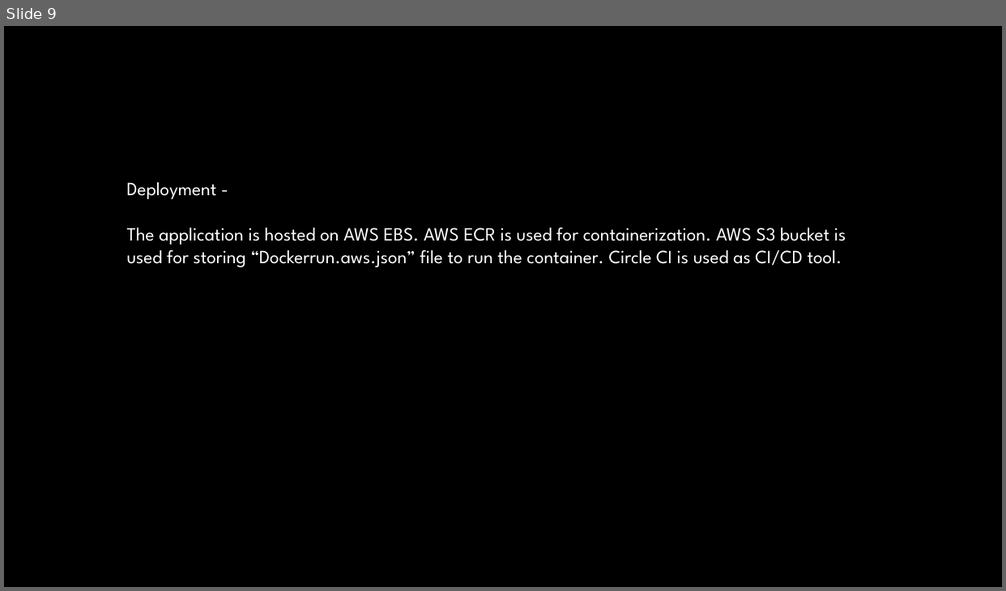
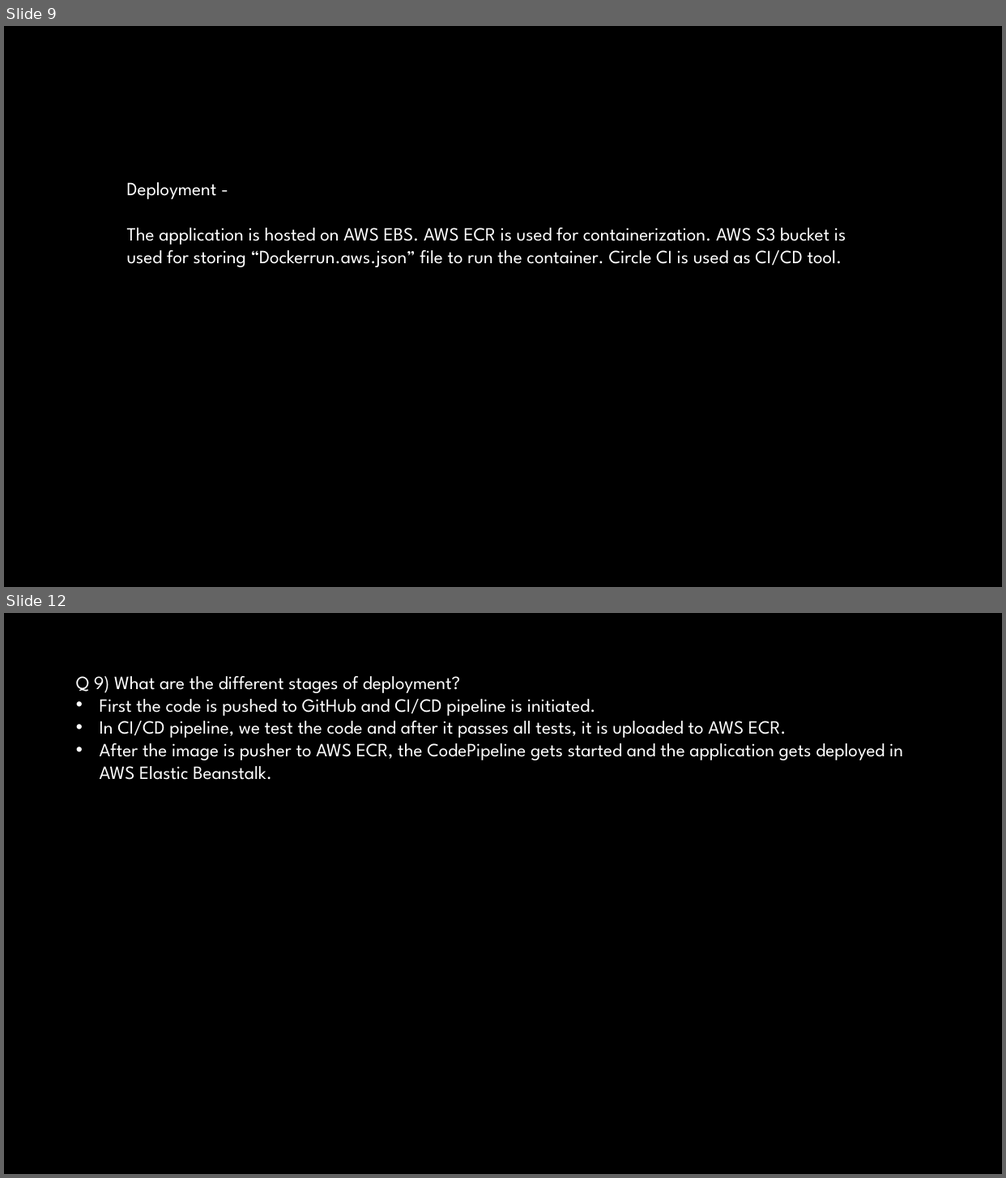
Before and after one commit to shubhamgantayat/StoreSalesPrediction, a slide deck: documents/Detailed Report.pptx. Shown one above the other, each under a label of ours: slide 9 before the commit, slides 9 and 12 after it; the slides between them are not shown. The pictures are 1006x591 and 1006x1178 pixels, drawn with LibreOffice and Linux fonts; fonts in the diff are those of the drawing; background and template pictures are left out. Boxes give left, top, right and bottom in pixels: in the first picture for what was removed or moved away, otherwise in the second. Text is boxed around its words. In the diff, an @@ line names an element or a change of style, - is before the commit and + after.

```diff
--- a/documents/Detailed Report.pptx
+++ b/documents/Detailed Report.pptx
@@ slide 12 added at [4, 613, 1002, 1174], background picture (left out) @@
@@ text added at [76, 676, 903, 780], 18 pt, text #FFFFFF @@
+Q 9) What are the different stages of deployment?
+• First the code is pushed to GitHub and CI/CD pipeline is initiated.
+• In CI/CD pipeline, we test the code and after it passes all tests, it is uploaded to AWS ECR.
+• After the image is pusher to AWS ECR, the CodePipeline gets started and the application gets deployed in AWS Elastic Beanstalk.
```
Also in this commit, not shown: 2 other slides added.
